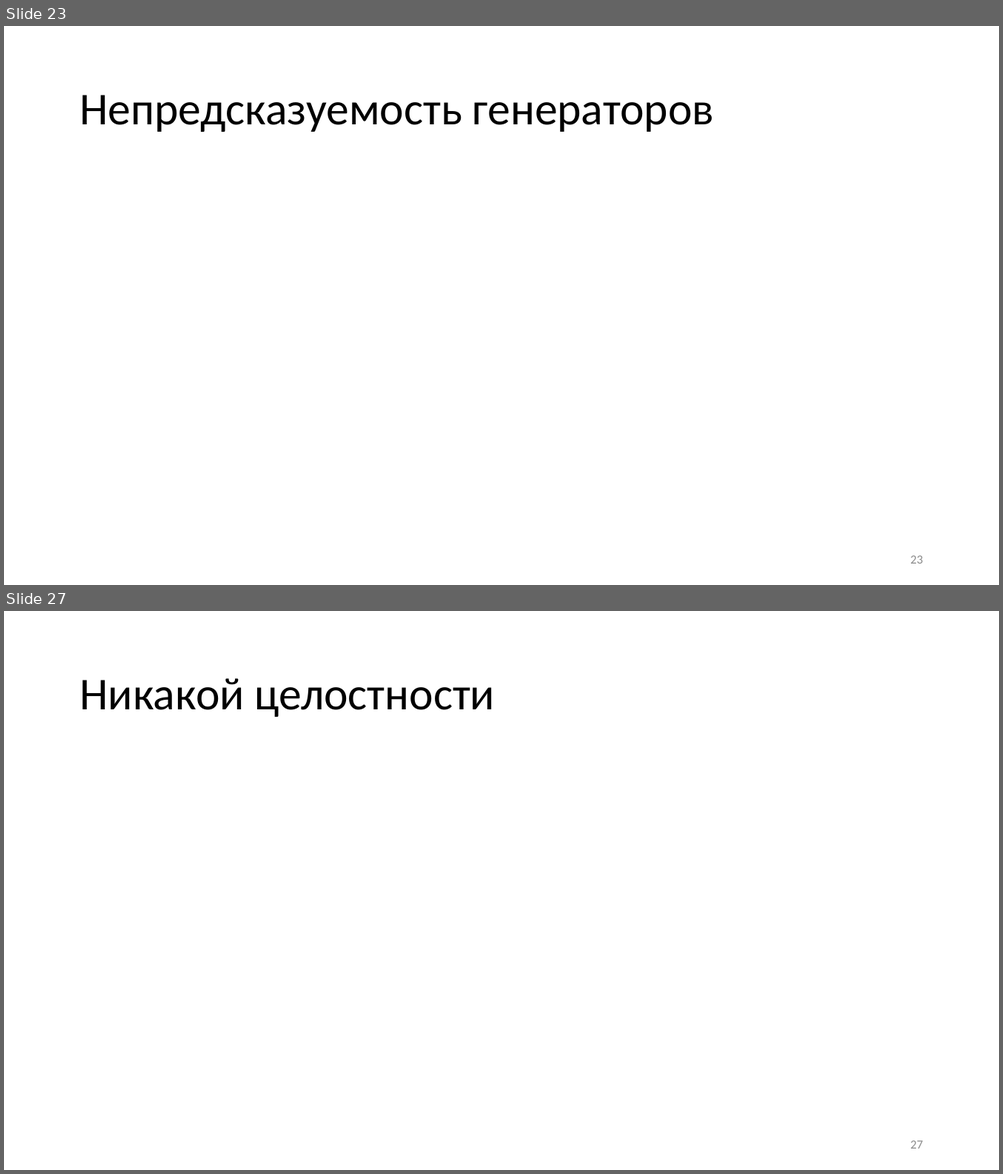
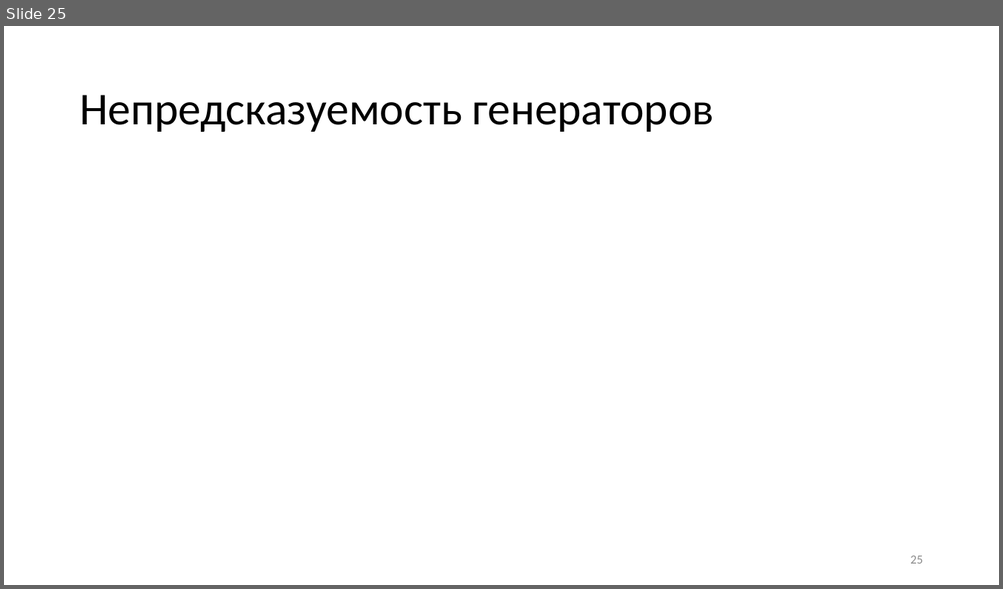
Before and after one commit to CryptoCourse/CryptoLectures, a slide deck: Lectures/Lecture2.pptx. Shown one above the other, each under a label of ours: slides 23 and 27 before the commit, slide 25 after it; the slides between them are not shown. The pictures are 1003x1174 and 1003x589 pixels, drawn with LibreOffice and Linux fonts; fonts in the diff are those of the drawing; grey boxes stand for pictures. Boxes give left, top, right and bottom in pixels: in the first picture for what was removed or moved away, otherwise in the second. Text is boxed around its words. In the diff, an @@ line names an element or a change of style, - is before the commit and + after.

```diff
--- a/Lectures/Lecture2.pptx
+++ b/Lectures/Lecture2.pptx
@@ slide 27 removed at (4, 611, 999, 1170), background #FFFFFF @@
@@ title removed at (79, 678, 495, 717) @@
-Никакой целостности
@@ page number removed at (910, 1141, 922, 1149) @@
-27
@@ what was slide 23 is now slide 25 @@
@@ page number at (910, 556, 922, 564): text changed @@
-23
+25
```
Also in this commit, not shown: 5 slides changed, 9 slides added, 4 other slides removed, 1 other file.
